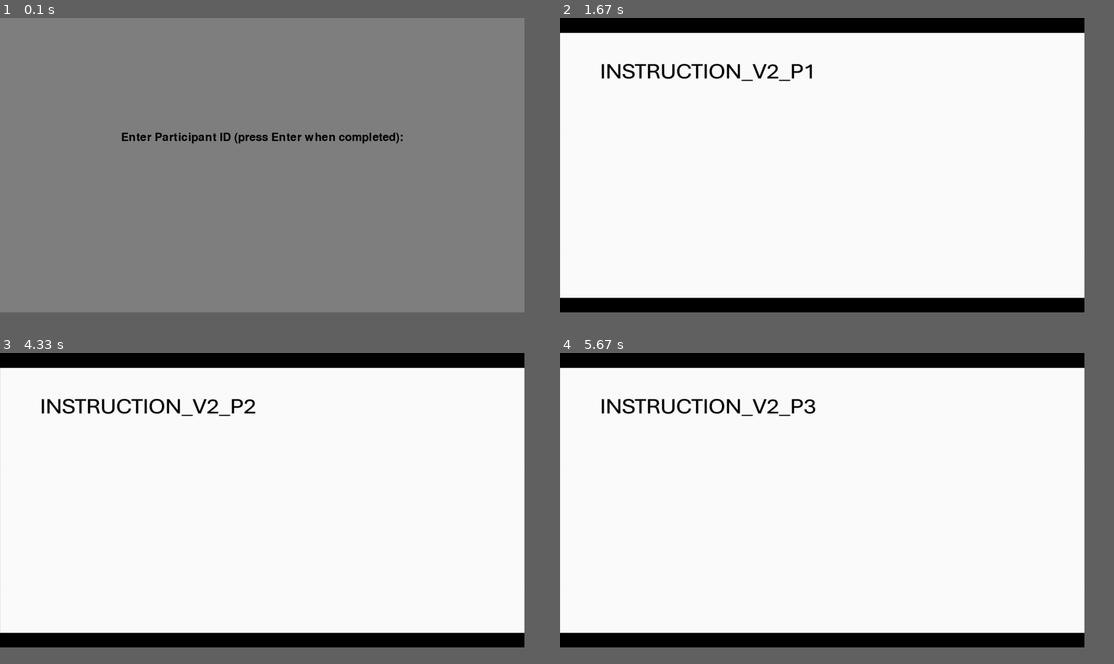
Above: before the commit, frames 1-4 (two rows, left to right).
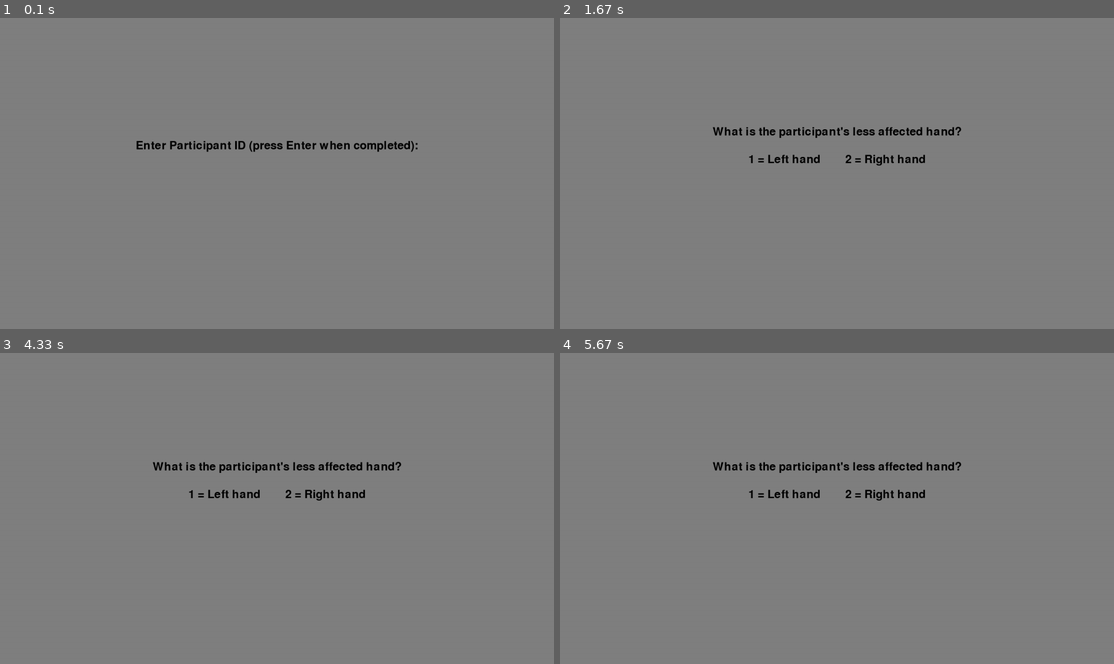
Above: after the commit, the same moments.

Repository: AlvinM2005/cerebellum
Game: pygame game, started from template/src/main.py
The game is run twice, just before and just after one commit, with the same random seed, the same clock (stepped at 60 frames per second) and the same inputs.
Inputs:
- Up to frame 1 (0.1 s): no input
- Up to frame 2 (1.67 s): type "ann" at 0.33 s; tap Enter at 0.67 s; tap 2 at 0.9 s; tap D at 1.23 s
- Up to frame 3 (4.33 s): tap K at 2.7 s; tap Space at 4.17 s
- Up to frame 4 (5.67 s): tap Space at 4.57 s
In our replay, the window is 852x479 before the commit and 900x506 after it. These sizes can differ from the game's own. Grey fills any space a smaller window leaves; there, only what the larger window draws over its background counts as a difference.

The runs differ from the first frame. In frame 1, 1.3% of the frame differs, in the area x 22-76%, y 36-44%; in frame 2, 90%, in the area x 0-95%, y 0-95%; in frame 3, 90%; in frame 4, 90%.

Commit message:
Implemented joystick

Diff:
--- a/template/results/final_test_template_results.csv
+++ /dev/null
@@ -1,11 +0,0 @@
-participant_id,version,trial_number,phase,condition,difficulty,correct,reaction time,stimulus_path,start_time,end_time
-final_test,1,1,practice,,,timeout,1000,3.png,2026-01-22T20:50:37.378657,2026-01-22T20:50:45.890900
-final_test,1,2,practice,,,correct,470,4.png,2026-01-22T20:50:37.378657,2026-01-22T20:50:46.891760
-final_test,1,3,practice,,,incorrect,492,2.png,2026-01-22T20:50:37.378657,2026-01-22T20:50:47.914160
-final_test,1,4,practice,,,correct,528,1.png,2026-01-22T20:50:37.378657,2026-01-22T20:50:48.984447
-final_test,1,5,practice,,,incorrect,288,5.png,2026-01-22T20:50:37.378657,2026-01-22T20:50:49.812831
-final_test,1,6,practice,,,timeout,1000,1.png,2026-01-22T20:50:37.378657,2026-01-22T20:50:52.594979
-final_test,1,7,practice,,,correct,1,5.png,2026-01-22T20:50:37.378657,2026-01-22T20:50:52.625018
-final_test,1,8,practice,,,correct,164,4.png,2026-01-22T20:50:37.378657,2026-01-22T20:50:52.817426
-final_test,1,9,practice,,,timeout,1000,2.png,2026-01-22T20:50:37.378657,2026-01-22T20:50:53.844301
-final_test,1,10,practice,,,correct,487,3.png,2026-01-22T20:50:37.378657,2026-01-22T20:50:54.360034
--- a/template/src/core/experiment_flow.py
+++ b/template/src/core/experiment_flow.py
@@ -19,13 +19,13 @@
 
 import utils.config as cfg
 from utils.logger import get_logger
-from utils.paths import load_instructions, load_stimuli
+import utils.paths as paths
 from utils.event_handler import EventHandler
 from ui.pygame_render import (
     init_display,
     toggle_full_screen,
     get_participant_id,
-    select_version,
+    record_hands,
     place_image,
 )
 from core.practice import run_practice
@@ -135,12 +135,10 @@
     get_participant_id(screen)
 
     # 2) VERSION
-    select_version(screen)
-    logger.info(f"Participant ID = {cfg.PID} | VERSION = {cfg.VERSION}")
+    record_hands(screen)
+    logger.info(f"Participant ID = {cfg.PID} | Dominand Hand = {cfg.dominant_hand} | Less Affected Hand = {cfg.less_affected_hand}")
 
     # Load assets
-    instructions, practice_inst, test_inst = load_instructions()
-    stimuli = list(load_stimuli())
     event_handler = EventHandler()
 
     # Create save
@@ -150,25 +148,25 @@
 
     # 3) instructions 1-3
     for i in range(3):
-        screen = _show_instruction_page(screen, instructions[i], event_handler)
+        screen = _show_instruction_page(screen, paths.INSTRUCTIONS[i], event_handler)
 
     # 4) instruction practice
-    screen = _show_instruction_page(screen, practice_inst, event_handler)
+    screen = _show_instruction_page(screen, paths.PRACTICE_INSTRUCTIONS, event_handler)
 
     # 5) practice block (with feedback)
-    screen = run_practice(screen, "practice", stimuli, event_handler)
+    screen = run_practice(screen, "practice", paths.STIMULI, event_handler)
 
     # 6) instruction 4
-    screen = _show_instruction_page(screen, instructions[3], event_handler)
+    screen = _show_instruction_page(screen, paths.INSTRUCTIONS[3], event_handler)
 
     # 7) instruction test
-    screen = _show_instruction_page(screen, test_inst, event_handler)
+    screen = _show_instruction_page(screen, paths.TEST_INSTRUCTIONS, event_handler)
 
     # 8) test block (no feedback)
-    screen = run_test(screen, "test", stimuli, event_handler)
+    screen = run_test(screen, "test", paths.STIMULI, event_handler)
 
     # 9) instruction 5
-    screen = _show_instruction_page(screen, instructions[4], event_handler)
+    screen = _show_instruction_page(screen, paths.INSTRUCTIONS[4], event_handler)
 
     # 10) end
     pygame.quit()
--- a/template/src/core/practice.py
+++ b/template/src/core/practice.py
@@ -74,13 +74,20 @@
         stim_id = int(stim_path.stem)  # 1..5
         correct_response = 1 if (stim_id % 2 == 1) else 2
 
+        # Fixation cross
+        screen.fill(cfg.GRAY_RGB)
+        pygame.display.flip()
+        _flush_input()
+        pygame.time.delay(cfg.FIXATION_CROSS)
+
+        # Stimulus
         place_image(screen, stim_path, None, (400,300))
         pygame.display.flip()
         _flush_input()
 
         t0 = pygame.time.get_ticks()
         option_selected: int | None = None
-        reaction_time = cfg.MAX_REACTION_TIME
+        reaction_time = cfg.MAX_RESPONDE_TIME
         outcome = "timeout"
 
         while True:
@@ -112,7 +119,7 @@
                 reaction_time = elapsed
                 break
 
-            if elapsed >= cfg.MAX_REACTION_TIME:
+            if elapsed >= cfg.MAX_RESPONDE_TIME:
                 break
 
             pygame.time.delay(1)
--- a/template/src/core/saves.py
+++ b/template/src/core/saves.py
@@ -20,7 +20,8 @@
 
 COLUMNS = [
     "participant_id",       # participant id (input at the start of task)
-    "version",              # task version determined by participant id
+    "dominant_hand",       # participant's dominant hand
+    "less_affected_hand",   # participant's less affected hand
     "trial_number",         # number of trials (starting from 1)
     # TODO: Replace with proper phase configuration
     "phase",                # "practice" or "test"
@@ -120,7 +121,8 @@
     # Prepare one record
     record = {
         "participant_id": cfg.PID,
-        "version": cfg.VERSION,
+        "dominant_hand": cfg.dominant_hand,
+        "less_affected_hand": cfg.less_affected_hand,
         "trial_number": next_trial_number,
         "phase": phase,
         "condition": condition,
--- a/template/src/core/test.py
+++ b/template/src/core/test.py
@@ -73,13 +73,20 @@
         stim_id = int(stim_path.stem)  # 1..5
         correct_response = 1 if (stim_id % 2 == 1) else 2
 
+        # Fixation cross
+        screen.fill(cfg.GRAY_RGB)
+        pygame.display.flip()
+        _flush_input()
+        pygame.time.delay(cfg.FIXATION_CROSS)
+
+        # Stimulus
         place_image(screen, stim_path, None, (400,300))
         pygame.display.flip()
         _flush_input()
 
         t0 = pygame.time.get_ticks()
         option_selected: int | None = None
-        reaction_time = cfg.MAX_REACTION_TIME
+        reaction_time = cfg.MAX_RESPONDE_TIME
         outcome = "timeout"
 
         while True:
@@ -111,7 +118,7 @@
                 reaction_time = elapsed
                 break
 
-            if elapsed >= cfg.MAX_REACTION_TIME:
+            if elapsed >= cfg.MAX_RESPONDE_TIME:
                 break
 
             pygame.time.delay(1)
--- a/template/src/ui/pygame_render.py
+++ b/template/src/ui/pygame_render.py
@@ -161,76 +161,79 @@
     return screen
 
 
-def select_version(screen: pygame.Surface) -> pygame.Surface:
-    """
-    Display a VERSION selection screen and set cfg.VERSION based on user input.
-
-    The screen prompts the user to choose a task version:
-    - VERSION 1: right-handed
-    - VERSION 2: left-handed
+def record_hands(screen: pygame.Surface) -> pygame.Surface:
+    """
+    Record participant hand information.
+
+    This function sequentially asks:
+    1) Dominant hand
+    2) Less affected hand
 
     Input rules:
-    - Only accepts key '1' or '2'.
-    - Any other key is ignored.
-    - Press ESC to toggle full-screen mode.
-    - Close window to terminate the program.
-
-    Visual settings:
-    - Background: cfg.GRAY_RGB
-    - Text color: cfg.BLACK_RGB
-    - Font: cfg.FONT_SIZE
+    - Press '1' for left hand
+    - Press '2' for right hand
+    - Press ESC to toggle full-screen mode
+    - Close window to terminate the program
 
     :param screen: Active pygame display surface
     :type screen: pygame.Surface
 
-    :return: pygame.Surface
+    :return: Updated pygame display surface
+    :rtype: pygame.Surface
     """
     from utils.event_handler import EventHandler
 
     font = pygame.font.SysFont(None, cfg.FONT_SIZE)
     event_handler = EventHandler()
-    active = True
-
-    while active:
-        screen.fill(cfg.GRAY_RGB)
-        screen_rect = screen.get_rect()
-
-        _render_centered_text(
-            screen,
-            font,
-            "Select VERSION (press 1 or 2):",
-            screen_rect.centery - 120,
-            cfg.BLACK_RGB,
-        )
-
-        _render_centered_text(
-            screen,
-            font,
-            "[VERSION 1] right-handed           [VERSION 2] left-handed",
-            screen_rect.centery - 40,
-            cfg.BLACK_RGB,
-        )
-
-        pygame.display.flip()
-
-        state = event_handler.poll()
-
-        if state.quit:
-            pygame.quit()
-            raise SystemExit
-
-        if state.toggle_full_screen:
-            pygame.event.clear()
-            screen = toggle_full_screen(screen)
-            pygame.event.clear()
-
-        if state.version_1:
-            cfg.VERSION = 1
-            active = False
-
-        elif state.version_2:
-            cfg.VERSION = 2
-            active = False
+
+    questions = [
+        ("What is the participant's dominant hand?", "dominant_hand"),
+        ("What is the participant's less affected hand?", "less_affected_hand"),
+    ]
+
+    for question_text, attr_name in questions:
+        active = True
+
+        while active:
+            screen.fill(cfg.GRAY_RGB)
+            screen_rect = screen.get_rect()
+
+            _render_centered_text(
+                screen,
+                font,
+                question_text,
+                screen_rect.centery - 120,
+                cfg.BLACK_RGB,
+            )
+
+            _render_centered_text(
+                screen,
+                font,
+                "1 = Left hand        2 = Right hand",
+                screen_rect.centery - 40,
+                cfg.BLACK_RGB,
+            )
+
+            pygame.display.flip()
+
+            state = event_handler.poll()
+
+            if state.quit:
+                pygame.quit()
+                raise SystemExit
+
+            if state.toggle_full_screen:
+                pygame.event.clear()
+                screen = toggle_full_screen(screen)
+                pygame.event.clear()
+
+            if state.version_1:
+                setattr(cfg, attr_name, "left")
+                active = False
+
+            elif state.version_2:
+                setattr(cfg, attr_name, "right")
+                active = False
 
     return screen
 
--- a/template/src/utils/config.py
+++ b/template/src/utils/config.py
@@ -24,8 +24,8 @@
 YELLOW_RGB = (255,255,0)    # FFFF00
 
 # screen size
-SCREEN_WIDTH = 1516
-SCREEN_HEIGHT = 852
+SCREEN_WIDTH = 1600
+SCREEN_HEIGHT = 900
 
 # font size
 FONT_SIZE = 48
@@ -36,7 +36,7 @@
 INSTRUCTIONS_COUNT = 5
 
 if MODE == "test":
-    MIN_READING_TIME = 100  # Participants must spend at least ~ms on each instruction page before they can proceed to the next
+    MIN_READING_TIME = 100  # participants must spend at least ~ms on each instruction page before they can proceed to the next
 else:   # MODE = "actual"
     MIN_READING_TIME = 100
 
@@ -48,17 +48,19 @@
 STIMULI_COUNT = 5
 
 if MODE == "test":
-    MAX_REACTION_TIME = 1000
+    MAX_RESPONDE_TIME = 1000    # participants have at most ~ms to responde
+    FIXATION_CROSS = 500
 else:   # MODE = "actual"
-    MAX_REACTION_TIME = 3000
+    MAX_RESPONDE_TIME = 3000
+    FIXATION_CROSS = 500
 
 # TODO: Add additional stimuli configurations if necessary (i.e. ITI)
 
 
 # ---------- Feedback ----------
 
-FB_W = 200
-FB_H = 200
+FB_W = 200  # feedback image width
+FB_H = 200  # feedback image height
 
 if MODE == "test":
     FB_DURATION = 500
@@ -68,9 +70,20 @@
 # TODO: Add additional feedback configurations if necessary
 
 
+# ---------- Joystick Control ----------
+
+dz_x = 0.5  # deadzone for x-axis
+dz_y = 0.5  # deadzon for y-axis
+
+js_mode = 2 # how many options can the joystick maps to
+# js_mode = 4
+
+# TODO: Select one of the two js_modes
+
 # ---------- Runtime Condition Assignment ----------
 PID: str | None = None          # participant ID
-VERSION: int | None = None      # task version (1 - left dominant / 2 - right dominant)
 START_TIME: str | None = None   # global start time
 
-_is_fullscreen: bool = True     # fullscreen / window mode flag
+_is_fullscreen: bool = True             # fullscreen / window mode flag
+dominant_hand: str | None = None        # "left" or "right"
+less_affected_hand: str | None = None   # "left" or "right"
--- a/template/src/utils/event_handler.py
+++ b/template/src/utils/event_handler.py
@@ -18,6 +18,7 @@
 
 import pygame
 from dataclasses import dataclass
+import math
 
 import utils.config as cfg
 
@@ -38,6 +39,8 @@
     next_page: bool = False
     option_1: bool = False
     option_2: bool = False
+    option_3: bool = False
+    option_4: bool = False
 
 
 class EventHandler:
@@ -50,6 +53,14 @@
     def __init__(self) -> None:
         self._state = ControlState()
 
+        # Initialize joystick
+        pygame.joystick.init()
+        if pygame.joystick.get_count() > 0:
+            self._joystick = pygame.joystick.Joystick(0)
+            self._joystick.init()
+        else:
+            self._joystick = None
+
     def poll(self) -> ControlState:
         """
         Poll pygame events and return a control-state snapshot for the current frame.
@@ -61,6 +72,8 @@
 
         for event in pygame.event.get():
             self._process_event(event)
+
+        self._process_joystick()
 
         return self._state
 
@@ -109,16 +122,56 @@
 
         # Select [Option 1] for response to stimuli (d)
         elif key == pygame.K_d:
-            if cfg.VERSION == 1:
-                self._state.option_1 = True
-            else:   # cfg.VERSION == 2
-                self._state.option_2 = True
+            self._state.option_1 = True
 
         # Select [Option 2] for response to stimuli (k)
         elif key == pygame.K_k:
-            if cfg.VERSION == 1:
-                self._state.option_2 = True
-            else:   # cfg.VERSION == 2
+            self._state.option_2 = True
+
+        # TODO: Add additional input mappings and proper docstrings if necessary
+
+    def _process_joystick(self) -> None:
+        """
+        Read joystick axis input and map directional movement to option flags.
+
+        :return: None
+        """
+        if self._joystick is None:
+            return
+
+        pygame.event.pump()
+
+        x = self._joystick.get_axis(0)
+        y = self._joystick.get_axis(1)
+
+        # Dead zone
+        if abs(x) < 0.5 and abs(y) < 0.5:
+            return
+
+        angle = (math.degrees(math.atan2(x, -y)) + 360) % 360
+
+        if cfg.js_mode == 2:
+            # left: [180,360)
+            if 180 <= angle < 360:
                 self._state.option_1 = True
 
-        # TODO: Add additional input mappings and proper docstrings if necessary
+            # right: [0,180)
+            elif 0 <= angle < 180:
+                self._state.option_2 = True
+
+        elif cfg.js_mode == 4:
+            # left: [225, 315)
+            if 225 <= angle < 315:
+                self._state.option_1 = True
+
+            # right: [45, 135）
+            elif 45 <= angle < 135:
+                self._state.option_2 = True
+
+            # up: [0. 45) + [315, 360)
+            elif angle >= 315 or angle < 45:
+                self._state.option_3 = True
+
+            # down: [125. 225)
+            elif 135 <= angle < 225:
+                self._state.option_4 = True
--- /dev/null
+++ b/template/src/utils/joystick_test.py
@@ -0,0 +1,39 @@
+import pygame
+import time
+import math
+
+pygame.init()
+pygame.joystick.init()
+
+joystick = pygame.joystick.Joystick(0)
+joystick.init()
+
+print(f"Joystick detected: {joystick.get_name()}")
+
+while True:
+    pygame.event.pump()
+
+    x = joystick.get_axis(0)
+    y = joystick.get_axis(1)
+
+    # Avoid shake
+    if abs(x) < 0.5 and abs(y) < 0.5:
+        time.sleep(0.1)
+        continue
+
+    angle = (math.degrees(math.atan2(x, -y)) + 360) % 360
+
+    if 225 <= angle < 315:
+        direction = "left"
+    elif 45 <= angle < 135:
+        direction = "right"
+    elif angle >= 315 or angle < 45:
+        direction = "up"
+    elif 135 <= angle < 225:
+        direction = "down"
+    else:
+        direction = "undefined"
+
+    print(f"Angle: {angle:.1f}°, Direction: {direction}")
+
+    time.sleep(0.1)  # 100 ms
--- a/template/src/utils/paths.py
+++ b/template/src/utils/paths.py
@@ -28,109 +28,30 @@
 # TODO: Add additional paths if necessary
 
 
-# TODO: Pick one of the load_instructions() functions (SINGLE [line 39-62] / MULTIPLE [line 65-92] versions)
+# ---------- Load Instrucrtions ----------
 
-# # ---------- Load Instrucrtions (for task with SINGLE versions) ----------
+# Load general instruction pages
+INSTRUCTIONS_DIR = RESOURCES_DIR / "instructions"
+INSTRUCTIONS = []
+for i in range(cfg.INSTRUCTIONS_COUNT):
+    INSTRUCTIONS.append(INSTRUCTIONS_DIR / f"{i+1}.png")
 
-# def load_instructions() -> tuple[list[Path], ...]:
-#     """
-#     Load file paths of instruction pages based on the current configuration (VERSION).
-#     All instructions page should be in .png form.
+# Load special instruction page(s)
+PRACTICE_INSTRUCTIONS = INSTRUCTIONS_DIR / "practice.png"
+TEST_INSTRUCTIONS = INSTRUCTIONS_DIR / "test.png"
 
-#     :return: ordered instruction pages, special instruction pages
-#     :rtype: tuple[list[Path], ...]
-#     """
-
-#     # Load general instruction pages
-#     INSTRUCTIONS_DIR = RESOURCES_DIR / "instructions"
-#     INSTRUCTIONS = []
-#     for i in range(cfg.INSTRUCTIONS_COUNT):
-#         INSTRUCTIONS.append(INSTRUCTIONS_DIR / f"{i+1}.png")
-
-#     # Load special instruction page(s)
-#     PRACTICE = INSTRUCTIONS_DIR / "practice.png"
-#     TEST = INSTRUCTIONS_DIR / "test.png"
-
-#     # TODO: Load additional instructions configurations if necessary
-
-#     return INSTRUCTIONS, PRACTICE, TEST
-
-# ---------- Load Instrucrtions (for task with MULTIPLE versions) ----------
-
-def load_instructions() -> tuple[list[Path], ...]:
-    """
-    Load file paths of instruction pages based on the current configuration (VERSION).
-    All instructions page should be in .png form.
-
-    :return: ordered instruction pages, special instruction pages
-    :rtype: tuple[list[Path], ...]
-    """
-
-    # Load general instruction pages
-    if cfg.VERSION == 1:
-        INSTRUCTIONS_DIR = RESOURCES_DIR / "instructions" / "instructions_v1"
-    else:   # cfg.VERSION == 2
-        INSTRUCTIONS_DIR = RESOURCES_DIR / "instructions" / "instructions_v2"
-
-    INSTRUCTIONS = []
-    for i in range(cfg.INSTRUCTIONS_COUNT):
-        INSTRUCTIONS.append(INSTRUCTIONS_DIR / f"{i+1}.png")
-
-    # Load special instruction page(s)
-    PRACTICE = INSTRUCTIONS_DIR / "practice.png"
-    TEST = INSTRUCTIONS_DIR / "test.png"
-
-    # TODO: Load additional instructions configurations if necessary
-
-    return INSTRUCTIONS, PRACTICE, TEST
+# TODO: Load additional instructions configurations if necessary
 
 
-# TODO: Pick one of the load_stimuli() functions (SINGLE [line 97-116] / MULTIPLE [line 120-145] VERSION)
+# ---------- Load Stimuli ----------
 
-# # ---------- Load Stimuli (for task with SINGLE versions) ----------
+STIMULI_DIR = RESOURCES_DIR / "stimuli"
 
-# def load_stimuli() -> tuple[Path, ...]:
-#     """
-#     Load file paths of stimuli based on the current configuration (VERSION).
-#     All stimuli images should be in .png form.
+STIMULI = []
+for i in range(cfg.STIMULI_COUNT):
+    STIMULI.append(STIMULI_DIR / f"{i+1}.png")
 
-#     :return: file paths of stimuli
-#     :rtype: tuple[Path, ...]
-#     """
-
-#     STIMULI_DIR = RESOURCES_DIR / "stimuli"
-
-#     STIMULI = []
-#     for i in range(cfg.STIMULI_COUNT):
-#         STIMULI.append(STIMULI_DIR / f"{i+1}.png")
-
-#     # TODO: Load additional stimuli configurations if necessary
-
-#     return STIMULI
-
-# ---------- Load Stimuli (for task with MULTIPLE versions) ----------
-
-def load_stimuli() -> tuple[Path, ...]:
-    """
-    Load file paths of stimuli based on the current configuration (VERSION).
-    All stimuli images should be in .png form.
-
-    :return: file paths of stimuli
-    :rtype: tuple[Path, ...]
-    """
-
-    if cfg.VERSION == 1:
-        STIMULI_DIR = RESOURCES_DIR / "stimuli" / "stimuli_v1"
-    else:   # cfg.VERSION == 2
-        STIMULI_DIR = RESOURCES_DIR / "stimuli" / "stimuli_v2"
-
-    STIMULI = []
-    for i in range(cfg.STIMULI_COUNT):
-        STIMULI.append(STIMULI_DIR / f"{i+1}.png")
-
-    # TODO: Load additional stimuli configurations if necessary
-
-    return STIMULI
+# TODO: Load additional stimuli configurations if necessary
 
 # ---------- Load Feedback ----------
 
Not shown, changed: template/TODO
Binary file added: template/resources/instructions/1.png
Binary file added: template/resources/instructions/2.png
Binary file added: template/resources/instructions/3.png
Binary file added: template/resources/instructions/4.png
Binary file added: template/resources/instructions/5.png
Binary file added: template/resources/instructions/practice.png
Binary file added: template/resources/instructions/test.png
Renamed: template/resources/stimuli/stimuli_v1/1.png -> template/resources/stimuli/1.png
Renamed: template/resources/stimuli/stimuli_v1/2.png -> template/resources/stimuli/2.png
Renamed: template/resources/stimuli/stimuli_v1/3.png -> template/resources/stimuli/3.png
Renamed: template/resources/stimuli/stimuli_v1/4.png -> template/resources/stimuli/4.png
(and 7 more such lines)
